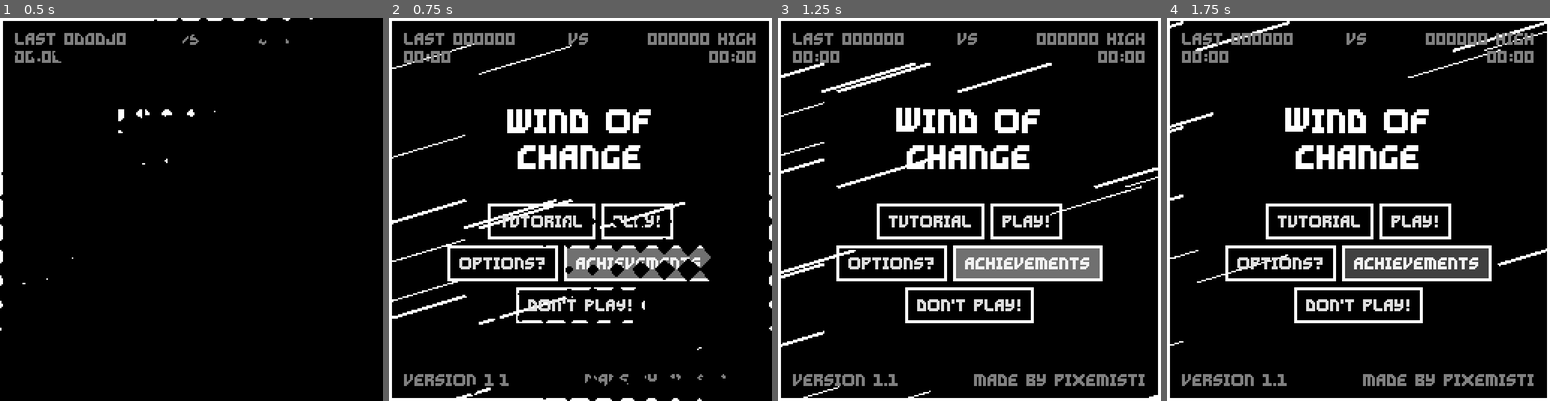
Above: before the commit, frames 1-4 (left to right).
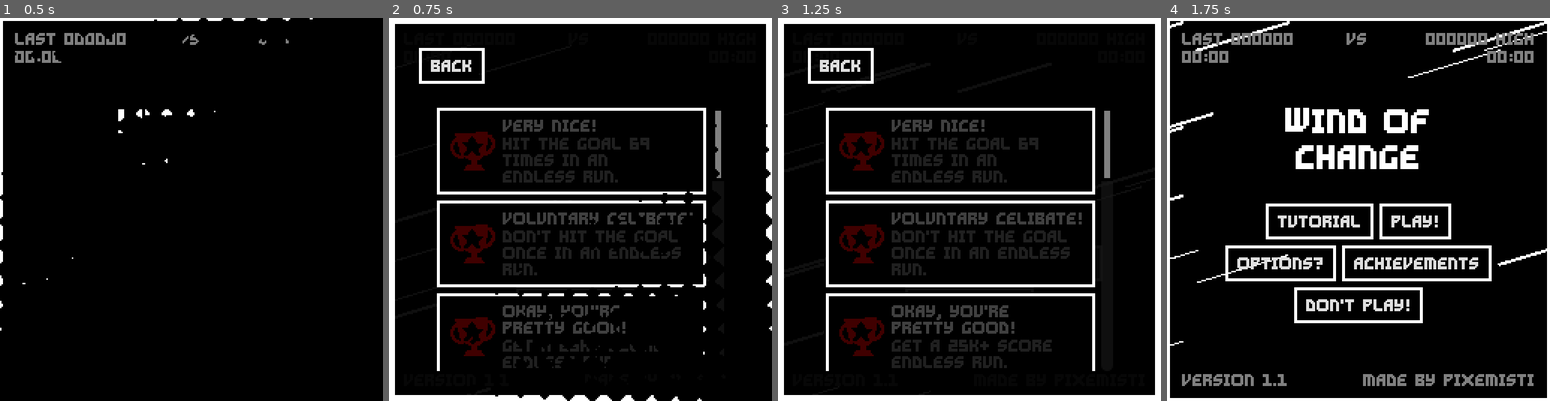
Above: after the commit, the same moments.

Repository: Ayabee527/mini-jam-155-wind
Game: Godot game, scene res://main_menu/main_menu.tscn
Same seed, same stepped clock (60 frames per second), same inputs: the game is played once before the commit and once after it.
Inputs (mouse positions are in pixels of both pictures, inside the frame that each line leads up to):
- Up to frame 1 (0.5 s): no input
- Up to frame 2 (0.75 s): click "Achievements" at 0.5 s
- Up to frame 3 (1.25 s): no input
- Up to frame 4 (1.75 s): click (1228, 63) at 1.25 s, where only the run after the commit has a clickable "BACK"

Frame 1 is identical in both runs. In frame 2, 23% of the frame differs, in the area x 0-100%, y 0-100%; in frame 3, 28%; in frame 4, 2.3%.

Commit message:
achievement menu done

Diff:
--- a/game/autoloads/AchievementHandler.gd
+++ b/game/autoloads/AchievementHandler.gd
@@ -54,18 +54,10 @@
 	"First Of Many!": {
 		"completed": false,
 		"description": "End your first endless run.",
-	},
+	}
+}
 
-	"Go-Getter!": {
-		"completed": false,
-		"description": "Get a new highscore 5 times.",
-	},
-
-	"Achievement Achiever!": {
-		"completed": false,
-		"description": "Unlock all achievements.",
-	},
-}
+signal achievement_complete(name: String)
 
 const SAVE_PATH = "user://achievements.cfg"
 const VARAIBLE_SECTION = "TRACKERS"
@@ -75,19 +67,21 @@
 var ball_hits: int = 0:
 	set(new_ball_hits):
 		ball_hits = new_ball_hits
+		if ball_hits == 10:
+			if wall_hits == 0:
+				complete("Very Nice!")
 		if ball_hits == 70:
-			complete_very_nice()
+			complete("They're In The Walls!")
 var score: int = 0
+var wall_hits: int = 0
 
-# PERSISTENT VARIABLES
-
-func save_persistents(config: ConfigFile) -> void:
-	pass
+func reset_run_bounds() -> void:
+	score = 0
+	wall_hits = 0
+	ball_hits = 0
 
 func save_achievements() -> void:
 	var config = ConfigFile.new()
-
-	save_persistents(config)
 
 	config.set_value(ACHIEVEMENT_SECTION, "achievements", ACHIEVEMENTS)
 
@@ -100,14 +94,19 @@
 	if error != OK:
 		return
 
+	ACHIEVEMENTS = config.get_value(ACHIEVEMENT_SECTION, "achievements", ACHIEVEMENTS)
+
+	if Global.high_score > 0:
+		complete("First Of Many!")
+
 func complete(achievement: String) -> void:
-	ACHIEVEMENTS[achievement]["completed"] = true
+	if not ACHIEVEMENTS[achievement]["completed"]:
+		achievement_complete.emit(achievement)
+		ACHIEVEMENTS[achievement]["completed"] = true
+		save_achievements()
 
 func uncomplete(achievement: String) -> void:
 	ACHIEVEMENTS[achievement]["completed"] = false
-
-func complete_very_nice() -> void:
-	complete("Very Nice!")
 	save_achievements()
 
 func check_game_over() -> void:
@@ -129,3 +128,6 @@
 		complete("Tryhard!")
 	if score >= 200_000:
 		complete("Maybe You Should Go Outside!")
+
+	if Global.high_score > 0:
+		complete("First Of Many!")
--- a/game/main/main.gd
+++ b/game/main/main.gd
@@ -33,6 +33,8 @@
 	window = get_window()
 	used_screen = DisplayServer.window_get_current_screen(window.get_window_id())
 
+	AchievementHandler.reset_run_bounds()
+
 func _process(delta: float) -> void:
 	timer_bar.tint_progress = timer_gradient.sample(
 		1.0 - (life_timer.time_left / 12.0)
@@ -107,6 +109,8 @@
 		allow_escape()
 
 func _on_player_bumped_wall(direction: Vector2) -> void:
+	AchievementHandler.wall_hits += 1
+
 	wind_momma.wind_speed += direction.length()
 	#wind_momma.wind_speed *= 1.01
 
@@ -116,6 +120,8 @@
 
 
 func _on_player_goal_collected() -> void:
+	AchievementHandler.ball_hits += 1
+
 	life_timer.start(12)
 	wind_momma.wind_speed = 0.0
 	bump_window(player.linear_velocity * 1.25)
--- /dev/null
+++ b/game/main_menu/achievement_menu/achievement_slot/achieve_box.gd
@@ -0,0 +1,19 @@
+class_name AchievementBox
+extends PanelContainer
+
+@export var achieved: bool = false
+@export var achievement_name: String
+@export_multiline var achievement_description: String
+
+@export_group("Inner Dependencies")
+@export var icon: TextureRect
+@export var name_label: Label
+@export var desc_label: Label
+@export var blocker: ColorRect
+
+func _ready() -> void:
+	name_label.text = achievement_name
+	desc_label.text = achievement_description
+	blocker.visible = not achieved
+	icon.modulate.g = float(achieved)
+	icon.modulate.b = float(achieved)
--- /dev/null
+++ b/game/main_menu/achievement_menu/achievement_slot/achieve_box.tscn
@@ -0,0 +1,60 @@
+[gd_scene load_steps=5 format=3 uid="uid://ue6kx8p6gr14"]
+
+[ext_resource type="Script" path="res://main_menu/achievement_menu/achievement_slot/achieve_box.gd" id="1_uig3s"]
+[ext_resource type="Texture2D" uid="uid://bf0gcvauc601h" path="res://assets/textures/trophy.png" id="2_ja1d0"]
+[ext_resource type="FontFile" uid="uid://dg0wgobwcnhf1" path="res://assets/fonts/GravityBold8.ttf" id="3_x7v2h"]
+
+[sub_resource type="StyleBoxFlat" id="StyleBoxFlat_5m22l"]
+content_margin_left = 8.0
+content_margin_top = 8.0
+content_margin_right = 8.0
+content_margin_bottom = 8.0
+bg_color = Color(0, 0, 0, 1)
+border_width_left = 2
+border_width_top = 2
+border_width_right = 2
+border_width_bottom = 2
+border_color = Color(1, 1, 1, 1)
+
+[node name="AchieveBox" type="PanelContainer" node_paths=PackedStringArray("icon", "name_label", "desc_label", "blocker")]
+theme_override_styles/panel = SubResource("StyleBoxFlat_5m22l")
+script = ExtResource("1_uig3s")
+icon = NodePath("HBoxContainer/Icon")
+name_label = NodePath("HBoxContainer/VBoxContainer/Name")
+desc_label = NodePath("HBoxContainer/VBoxContainer/Description")
+blocker = NodePath("Blocker")
+
+[node name="HBoxContainer" type="HBoxContainer" parent="."]
+layout_mode = 2
+
+[node name="Icon" type="TextureRect" parent="HBoxContainer"]
+custom_minimum_size = Vector2(32, 32)
+layout_mode = 2
+texture = ExtResource("2_ja1d0")
+expand_mode = 1
+stretch_mode = 5
+
+[node name="VBoxContainer" type="VBoxContainer" parent="HBoxContainer"]
+layout_mode = 2
+
+[node name="Name" type="Label" parent="HBoxContainer/VBoxContainer"]
+custom_minimum_size = Vector2(96, 0)
+layout_mode = 2
+theme_override_fonts/font = ExtResource("3_x7v2h")
+theme_override_font_sizes/font_size = 8
+text = "ACHIEVEMENT"
+autowrap_mode = 3
+
+[node name="Description" type="Label" parent="HBoxContainer/VBoxContainer"]
+custom_minimum_size = Vector2(128, 0)
+layout_mode = 2
+size_flags_vertical = 10
+theme_override_colors/font_color = Color(0.501961, 0.501961, 0.501961, 1)
+theme_override_fonts/font = ExtResource("3_x7v2h")
+theme_override_font_sizes/font_size = 8
+text = "DESCRIPTION THINGY"
+autowrap_mode = 3
+
+[node name="Blocker" type="ColorRect" parent="."]
+layout_mode = 2
+color = Color(0, 0, 0, 0.74902)
--- /dev/null
+++ b/game/main_menu/achievement_menu/achieves_menu.gd
@@ -0,0 +1,38 @@
+class_name AchievesMenu
+extends PanelContainer
+
+const ACHIEVES_BOX = preload("res://main_menu/achievement_menu/achievement_slot/achieve_box.tscn")
+
+signal back()
+
+@export var back_butt: Button
+
+@export var achieves_holder: VBoxContainer
+
+func _ready() -> void:
+	initialize()
+
+func initialize():
+	AchievementHandler.load_achievements()
+	spawn_achieves()
+
+func _on_back_pressed() -> void:
+	AchievementHandler.save_achievements()
+	emit_signal("back")
+
+func spawn_achieves() -> void:
+	for child in achieves_holder.get_children():
+		child.queue_free()
+
+	for achievement: String in AchievementHandler.ACHIEVEMENTS.keys():
+		var achieves_box = ACHIEVES_BOX.instantiate()
+		achieves_box.name = achievement
+		achieves_box.achievement_name = achievement
+		achieves_box.achievement_description = AchievementHandler.ACHIEVEMENTS[achievement]["description"]
+		achieves_box.achieved = AchievementHandler.ACHIEVEMENTS[achievement]["completed"]
+		achieves_holder.add_child(achieves_box)
+
+
+func _on_visibility_changed() -> void:
+	if visible:
+		initialize()
--- /dev/null
+++ b/game/main_menu/achievement_menu/achieves_menu.tscn
@@ -0,0 +1,160 @@
+[gd_scene load_steps=13 format=3 uid="uid://c24up3gigjdps"]
+
+[ext_resource type="FontFile" uid="uid://dg0wgobwcnhf1" path="res://assets/fonts/GravityBold8.ttf" id="1_2yekd"]
+[ext_resource type="Script" path="res://main_menu/achievement_menu/achieves_menu.gd" id="1_7fe5a"]
+[ext_resource type="PackedScene" uid="uid://ue6kx8p6gr14" path="res://main_menu/achievement_menu/achievement_slot/achieve_box.tscn" id="3_pfn8s"]
+
+[sub_resource type="StyleBoxFlat" id="StyleBoxFlat_am6a0"]
+bg_color = Color(0, 0, 0, 0.941176)
+border_width_left = 2
+border_width_top = 2
+border_width_right = 2
+border_width_bottom = 2
+border_color = Color(1, 1, 1, 1)
+
+[sub_resource type="StyleBoxFlat" id="StyleBoxFlat_fo5q6"]
+content_margin_left = 8.0
+content_margin_top = 8.0
+content_margin_right = 8.0
+content_margin_bottom = 8.0
+bg_color = Color(1, 1, 1, 0)
+border_width_left = 2
+border_width_top = 2
+border_width_right = 2
+border_width_bottom = 2
+border_color = Color(1, 1, 1, 1)
+
+[sub_resource type="StyleBoxFlat" id="StyleBoxFlat_4ehnk"]
+content_margin_left = 8.0
+content_margin_top = 8.0
+content_margin_right = 8.0
+content_margin_bottom = 8.0
+bg_color = Color(1, 1, 1, 0.25098)
+border_width_left = 2
+border_width_top = 2
+border_width_right = 2
+border_width_bottom = 2
+border_color = Color(1, 1, 1, 1)
+
+[sub_resource type="StyleBoxFlat" id="StyleBoxFlat_6fjx2"]
+content_margin_left = 8.0
+content_margin_top = 8.0
+content_margin_right = 8.0
+content_margin_bottom = 8.0
+bg_color = Color(1, 1, 1, 0.501961)
+border_width_left = 2
+border_width_top = 2
+border_width_right = 2
+border_width_bottom = 2
+border_color = Color(1, 1, 1, 1)
+
+[sub_resource type="StyleBoxFlat" id="StyleBoxFlat_5liv8"]
+bg_color = Color(0.501961, 0.501961, 0.501961, 1)
+border_width_left = 2
+border_width_top = 2
+border_width_right = 2
+border_width_bottom = 2
+border_color = Color(0, 0, 0, 1)
+
+[sub_resource type="StyleBoxFlat" id="StyleBoxFlat_a8777"]
+bg_color = Color(0.74902, 0.74902, 0.74902, 1)
+border_width_left = 2
+border_width_top = 2
+border_width_right = 2
+border_width_bottom = 2
+border_color = Color(0, 0, 0, 1)
+
+[sub_resource type="StyleBoxFlat" id="StyleBoxFlat_ghktc"]
+bg_color = Color(1, 1, 1, 1)
+border_width_left = 2
+border_width_top = 2
+border_width_right = 2
+border_width_bottom = 2
+border_color = Color(0, 0, 0, 1)
+
+[sub_resource type="Theme" id="Theme_1bb6o"]
+VScrollBar/styles/grabber = SubResource("StyleBoxFlat_5liv8")
+VScrollBar/styles/grabber_highlight = SubResource("StyleBoxFlat_a8777")
+VScrollBar/styles/grabber_pressed = SubResource("StyleBoxFlat_ghktc")
+
+[sub_resource type="StyleBoxEmpty" id="StyleBoxEmpty_yng4p"]
+
+[node name="AchievesMenu" type="PanelContainer" node_paths=PackedStringArray("back_butt", "achieves_holder")]
+anchors_preset = 15
+anchor_right = 1.0
+anchor_bottom = 1.0
+grow_horizontal = 2
+grow_vertical = 2
+theme_override_styles/panel = SubResource("StyleBoxFlat_am6a0")
+script = ExtResource("1_7fe5a")
+back_butt = NodePath("MarginContainer/VBoxContainer/Back")
+achieves_holder = NodePath("MarginContainer/VBoxContainer/ScrollContainer/AchievesHolder")
+
+[node name="MarginContainer" type="MarginContainer" parent="."]
+layout_mode = 2
+theme_override_constants/margin_left = 16
+theme_override_constants/margin_top = 16
+theme_override_constants/margin_right = 16
+theme_override_constants/margin_bottom = 16
+
+[node name="VBoxContainer" type="VBoxContainer" parent="MarginContainer"]
+layout_mode = 2
+theme_override_constants/separation = 16
+
+[node name="Back" type="Button" parent="MarginContainer/VBoxContainer"]
+layout_mode = 2
+size_flags_horizontal = 0
+size_flags_vertical = 0
+theme_override_fonts/font = ExtResource("1_2yekd")
+theme_override_font_sizes/font_size = 8
+theme_override_styles/normal = SubResource("StyleBoxFlat_fo5q6")
+theme_override_styles/hover = SubResource("StyleBoxFlat_4ehnk")
+theme_override_styles/pressed = SubResource("StyleBoxFlat_6fjx2")
+theme_override_styles/focus = SubResource("StyleBoxFlat_4ehnk")
+text = "BACK"
+
+[node name="ScrollContainer" type="ScrollContainer" parent="MarginContainer/VBoxContainer"]
+custom_minimum_size = Vector2(192, 128)
+layout_mode = 2
+size_flags_horizontal = 4
+size_flags_vertical = 3
+theme = SubResource("Theme_1bb6o")
+theme_override_styles/panel = SubResource("StyleBoxEmpty_yng4p")
+horizontal_scroll_mode = 0
+
+[node name="AchievesHolder" type="VBoxContainer" parent="MarginContainer/VBoxContainer/ScrollContainer"]
+layout_mode = 2
+
+[node name="AchieveBox" parent="MarginContainer/VBoxContainer/ScrollContainer/AchievesHolder" instance=ExtResource("3_pfn8s")]
+layout_mode = 2
+
+[node name="AchieveBox2" parent="MarginContainer/VBoxContainer/ScrollContainer/AchievesHolder" node_paths=PackedStringArray("icon", "name_label", "desc_label", "blocker") instance=ExtResource("3_pfn8s")]
+layout_mode = 2
+icon = NodePath("../AchieveBox/HBoxContainer/Icon")
+name_label = NodePath("../AchieveBox/HBoxContainer/VBoxContainer/Name")
+desc_label = NodePath("../AchieveBox/HBoxContainer/VBoxContainer/Description")
+blocker = NodePath("../AchieveBox/Blocker")
+
+[node name="AchieveBox3" parent="MarginContainer/VBoxContainer/ScrollContainer/AchievesHolder" node_paths=PackedStringArray("icon", "name_label", "desc_label", "blocker") instance=ExtResource("3_pfn8s")]
+layout_mode = 2
+icon = NodePath("../AchieveBox/HBoxContainer/Icon")
+name_label = NodePath("../AchieveBox/HBoxContainer/VBoxContainer/Name")
+desc_label = NodePath("../AchieveBox/HBoxContainer/VBoxContainer/Description")
+blocker = NodePath("../AchieveBox/Blocker")
+
+[node name="AchieveBox4" parent="MarginContainer/VBoxContainer/ScrollContainer/AchievesHolder" node_paths=PackedStringArray("icon", "name_label", "desc_label", "blocker") instance=ExtResource("3_pfn8s")]
+layout_mode = 2
+icon = NodePath("../AchieveBox/HBoxContainer/Icon")
+name_label = NodePath("../AchieveBox/HBoxContainer/VBoxContainer/Name")
+desc_label = NodePath("../AchieveBox/HBoxContainer/VBoxContainer/Description")
+blocker = NodePath("../AchieveBox/Blocker")
+
+[node name="AchieveBox5" parent="MarginContainer/VBoxContainer/ScrollContainer/AchievesHolder" node_paths=PackedStringArray("icon", "name_label", "desc_label", "blocker") instance=ExtResource("3_pfn8s")]
+layout_mode = 2
+icon = NodePath("../AchieveBox/HBoxContainer/Icon")
+name_label = NodePath("../AchieveBox/HBoxContainer/VBoxContainer/Name")
+desc_label = NodePath("../AchieveBox/HBoxContainer/VBoxContainer/Description")
+blocker = NodePath("../AchieveBox/Blocker")
+
+[connection signal="visibility_changed" from="." to="." method="_on_visibility_changed"]
+[connection signal="pressed" from="MarginContainer/VBoxContainer/Back" to="." method="_on_back_pressed"]
--- a/game/main_menu/main_menu.gd
+++ b/game/main_menu/main_menu.gd
@@ -8,6 +8,7 @@
 @export var high_time: Label
 
 @export var options_menu: OptionsMenu
+@export var achieves_menu: AchievesMenu
 
 func _ready() -> void:
 	DataLoader.load_config()
@@ -77,3 +78,11 @@
 
 func _on_options_menu_confirmed() -> void:
 	options_menu.hide()
+
+
+func _on_achieves_pressed() -> void:
+	achieves_menu.show()
+
+
+func _on_achieves_menu_back() -> void:
+	achieves_menu.hide()
--- a/game/main_menu/main_menu.tscn
+++ b/game/main_menu/main_menu.tscn
@@ -1,10 +1,11 @@
-[gd_scene load_steps=10 format=3 uid="uid://dtffmmmmtbg8r"]
+[gd_scene load_steps=11 format=3 uid="uid://dtffmmmmtbg8r"]
 
 [ext_resource type="Script" path="res://main_menu/main_menu.gd" id="1_4r7go"]
 [ext_resource type="Script" path="res://main_menu/wind_holder.gd" id="1_d3t3r"]
 [ext_resource type="FontFile" uid="uid://dg0wgobwcnhf1" path="res://assets/fonts/GravityBold8.ttf" id="1_of1rs"]
 [ext_resource type="AudioStream" uid="uid://cujcp3l4en5m4" path="res://assets/music/wind-of-change.ogg" id="4_wm8vi"]
 [ext_resource type="PackedScene" uid="uid://cmamu5udwoaqb" path="res://main_menu/options/options_menu.tscn" id="4_y87sg"]
+[ext_resource type="PackedScene" uid="uid://c24up3gigjdps" path="res://main_menu/achievement_menu/achieves_menu.tscn" id="5_1e1bo"]
 
 [sub_resource type="StyleBoxFlat" id="StyleBoxFlat_jdj60"]
 bg_color = Color(0, 0, 0, 1)
@@ -50,7 +51,7 @@
 border_width_bottom = 2
 border_color = Color(1, 1, 1, 1)
 
-[node name="MainMenu" type="PanelContainer" node_paths=PackedStringArray("quit_butt", "last_score", "high_score", "last_time", "high_time", "options_menu")]
+[node name="MainMenu" type="PanelContainer" node_paths=PackedStringArray("quit_butt", "last_score", "high_score", "last_time", "high_time", "options_menu", "achieves_menu")]
 anchors_preset = 15
 anchor_right = 1.0
 anchor_bottom = 1.0
@@ -64,6 +65,7 @@
 last_time = NodePath("MarginContainer/VBoxContainer/Times/Time")
 high_time = NodePath("MarginContainer/VBoxContainer/Times/HiTime")
 options_menu = NodePath("OptionsMenu")
+achieves_menu = NodePath("AchievesMenu")
 
 [node name="WindHolder" type="Node2D" parent="."]
 script = ExtResource("1_d3t3r")
@@ -243,6 +245,10 @@
 visible = false
 layout_mode = 2
 
+[node name="AchievesMenu" parent="." instance=ExtResource("5_1e1bo")]
+visible = false
+layout_mode = 2
+
 [node name="Music" type="AudioStreamPlayer" parent="."]
 stream = ExtResource("4_wm8vi")
 autoplay = true
@@ -252,5 +258,7 @@
 [connection signal="pressed" from="CenterContainer/VBoxContainer/VBoxContainer/HBoxContainer/Tutorial" to="." method="_on_tutorial_pressed"]
 [connection signal="pressed" from="CenterContainer/VBoxContainer/VBoxContainer/HBoxContainer/Play" to="." method="_on_play_pressed"]
 [connection signal="pressed" from="CenterContainer/VBoxContainer/VBoxContainer/HBoxContainer2/Options" to="." method="_on_options_pressed"]
+[connection signal="pressed" from="CenterContainer/VBoxContainer/VBoxContainer/HBoxContainer2/Achieves" to="." method="_on_achieves_pressed"]
 [connection signal="pressed" from="CenterContainer/VBoxContainer/VBoxContainer/Quit" to="." method="_on_quit_pressed"]
 [connection signal="confirmed" from="OptionsMenu" to="." method="_on_options_menu_confirmed"]
+[connection signal="back" from="AchievesMenu" to="." method="_on_achieves_menu_back"]
Not shown: 4 places in game/main_menu/options/options_menu.tscn that only renumber resources
